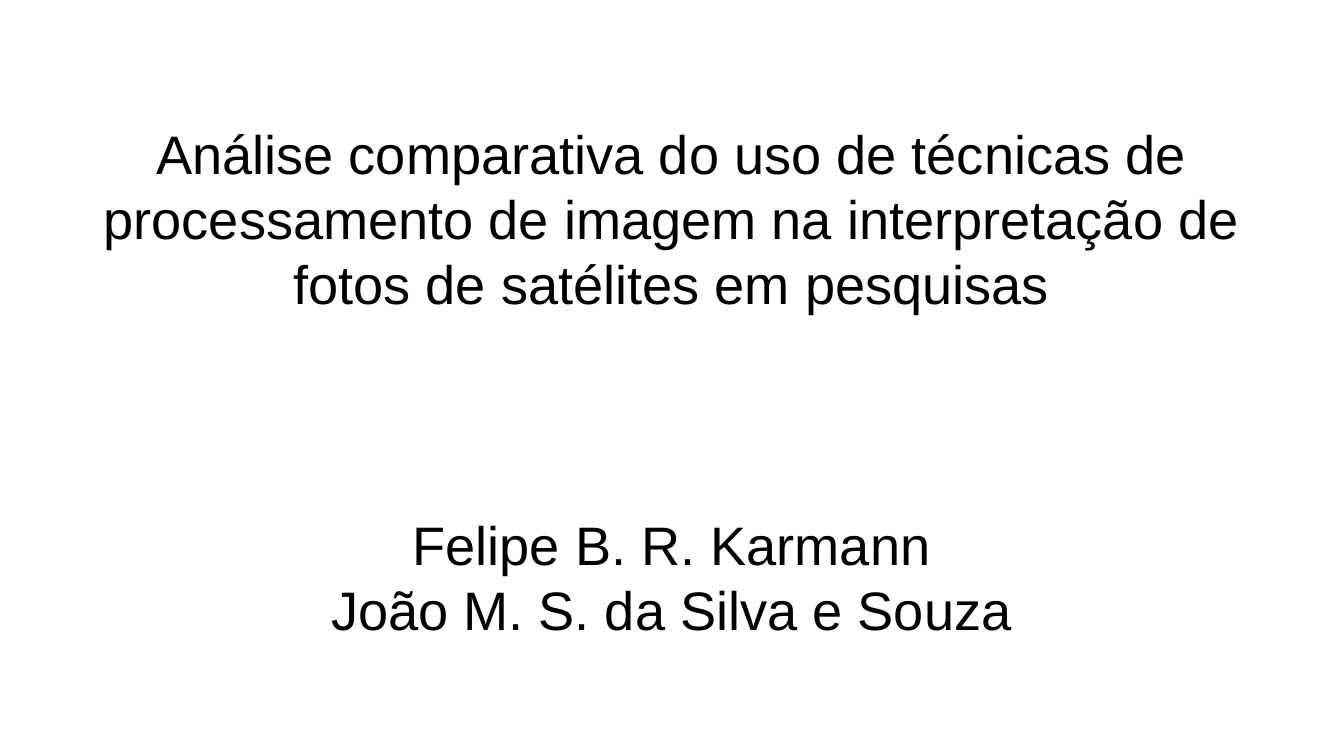
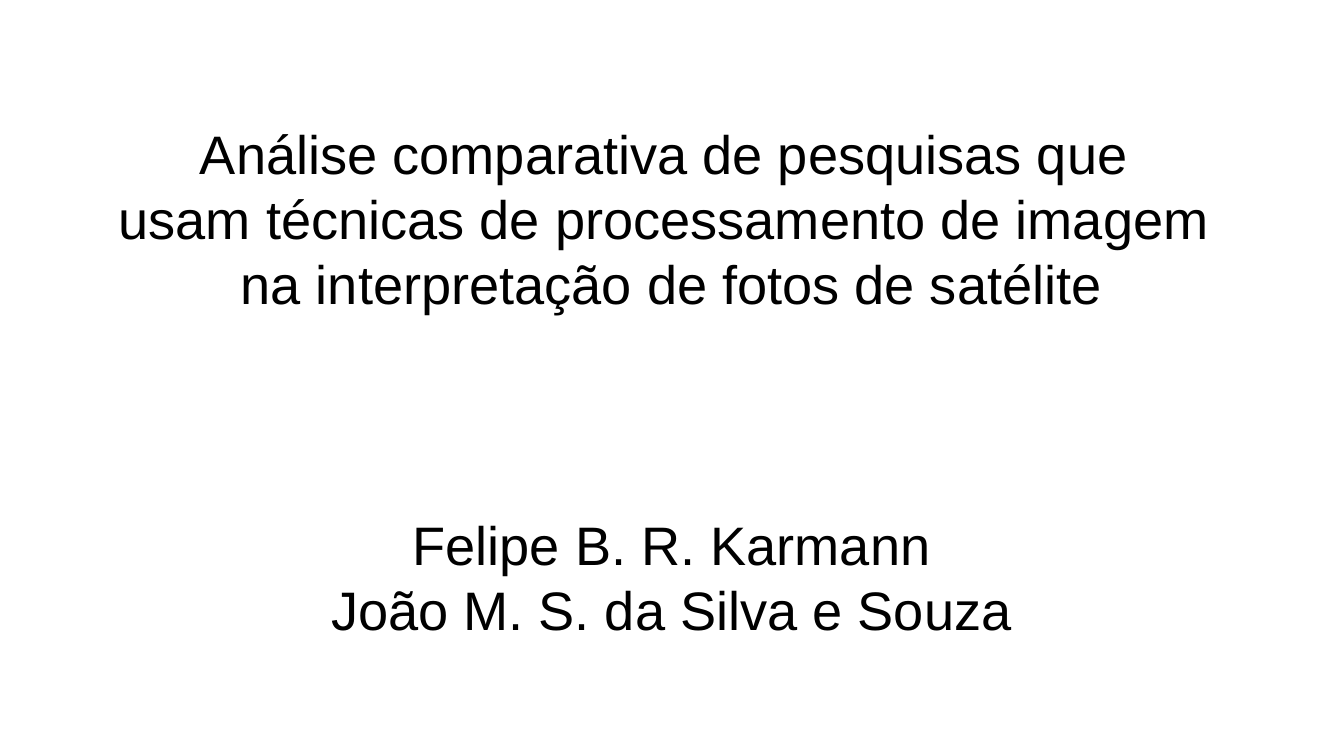
Before and after one commit to joao-martinho/disciplina_PI_2025-1, a slide deck: slide 1 of Trabalho final/seminario.odp. Drawn at 1344x756 pixels with LibreOffice and Linux fonts; fonts in the diff are those of the drawing. Boxes give left, top, right and bottom in pixels: in the first picture for what was removed or moved away, otherwise in the second. Text is boxed around its words. In the diff, an @@ line names an element or a change of style, - is before the commit and + after.

```diff
--- a/Trabalho final/seminario.odp
+++ b/Trabalho final/seminario.odp
@@ subtitle at [119, 134, 1209, 314]: text changed @@
-Análise comparativa do uso de técnicas de processamento de imagem na interpretação de fotos de satélites em pesquisas
+Análise comparativa de pesquisas que
+usam técnicas de processamento de imagem
+na interpretação de fotos de satélite
```
Also in this commit, not shown: 1 other slide changed, 7 slides added, 4 slides removed, 7 other files.
